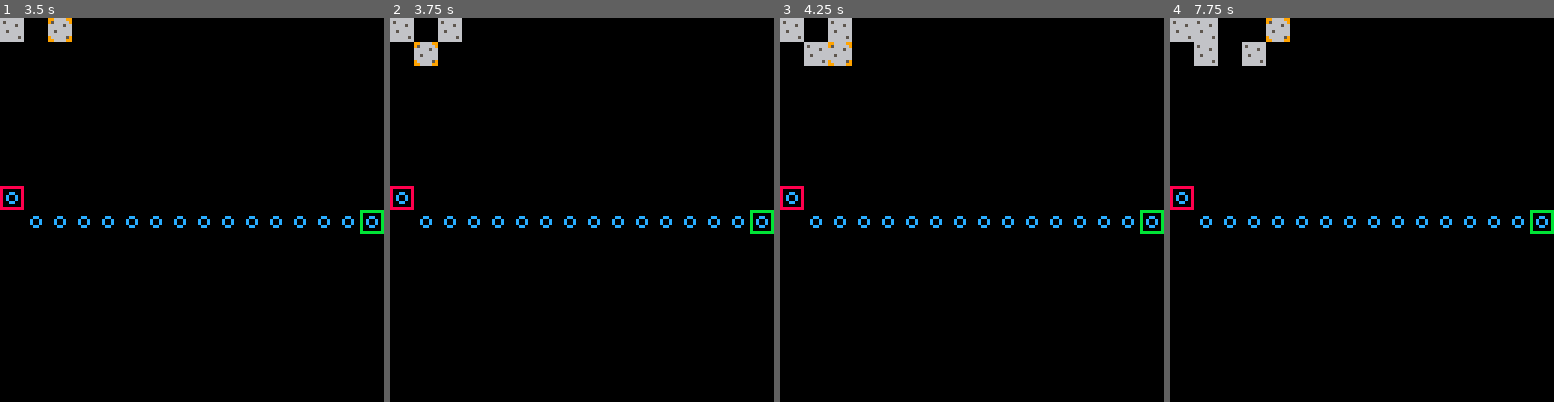
Above: before the commit, frames 1-4 (left to right).
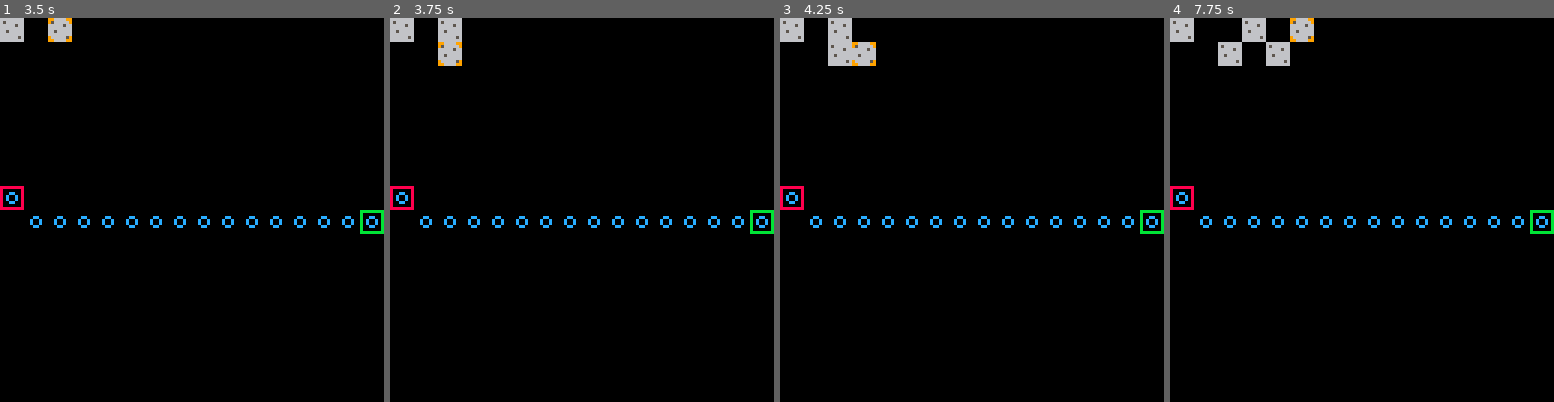
Above: after the commit, the same moments.

Repository: langchr86/pico-bubble-towers
Game: PICO-8 cartridge main.p8
The game is run twice, just before and just after one commit, with the same random seed, the same clock (stepped at 60 frames per second) and the same inputs.
Inputs:
- Up to frame 1 (3.5 s): tap X (X key) at 0.33, 1.07, 1.85, 2.97 s; tap O (Z key) at 0.7, 1.7, 2.1, 2.5, 2.9, 3.3 s; hold Right 1.6-2.1 s; hold Up 2.15-2.42 s; hold Right 2.47-3.03 s; hold Left from 3.08 s (still down)
- Up to frame 2 (3.75 s): release Left at 3.58 s; hold Down from 3.63 s (still down); tap O (Z key) at 3.7 s
- Up to frame 3 (4.25 s): release Down at 3.97 s; hold Right from 4.02 s (still down); tap X (X key) at 4.08 s; tap O (Z key) at 4.1 s
- Up to frame 4 (7.75 s): tap O (Z key) every 0.4 s from 4.5 to 7.7 s; release Right at 4.68 s; hold Up 4.73-5.03 s; hold Left 5.08-5.68 s; tap X (X key) at 5.2, 6.32, 7.43 s; hold Down 5.73-6.03 s; hold Right 6.08-6.58 s; hold Right 6.63-7.13 s; hold Up 7.18-7.45 s; hold Right from 7.5 s (still down)

Frame 1 is identical in both runs. In frame 2, 0.8% of the frame differs, in the area x 6-19%, y 6-13%; in frame 3, 0.9%; in frame 4, 3.1%, in the area x 6-38%, y 0-13%.

Commit message:
replace table.sort by insertion sort table.isort

Diff:
--- a/lua-star.lua
+++ b/lua-star.lua
@@ -118,7 +118,7 @@
     while not success and #open > 0 do
 
         -- sort by score: high to low
-        table.sort(open, function(a, b) return a.score > b.score end)
+        table.isort(open, function(a, b) return a.score > b.score end)
 
         local current = deli(open)
 
--- a/missing.lua
+++ b/missing.lua
@@ -126,3 +126,14 @@
   return quicksort(arr, 1, #arr)
 end
 -- END pico8-missing-builtins v0.1.3
+
+
+function table.isort(arr, comp)
+  for i=1,#arr do
+      local j = i
+      while j > 1 and not comp(arr[j-1], arr[j]) do
+        arr[j],arr[j-1] = arr[j-1],arr[j]
+          j = j - 1
+      end
+  end
+end
